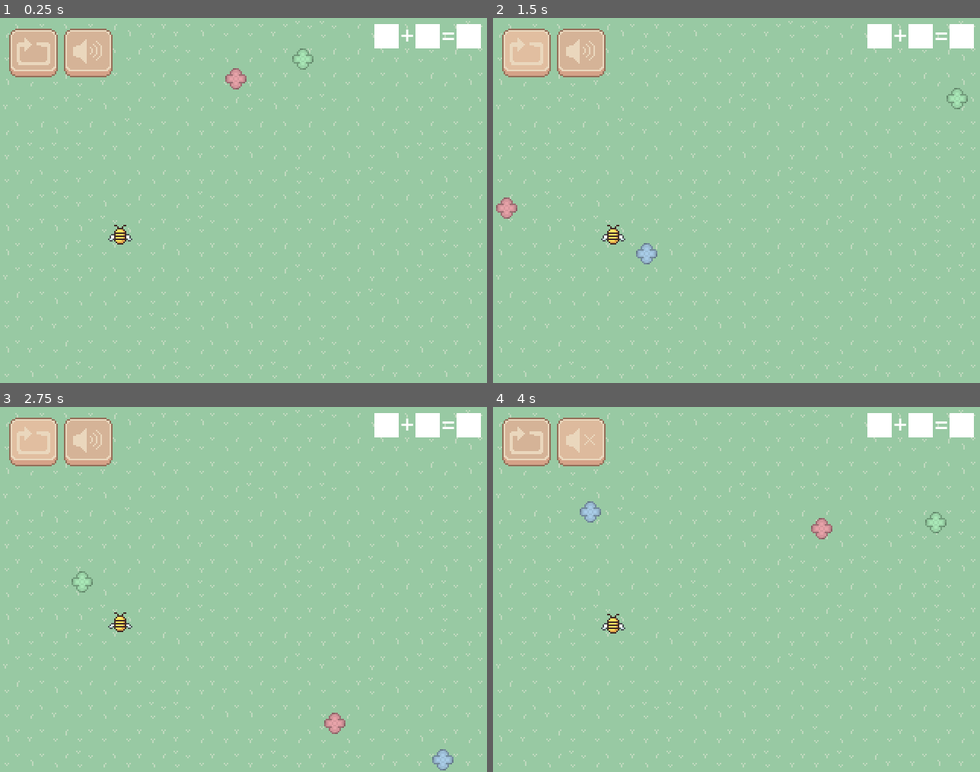
Above: before the commit, frames 1-4 (two rows, left to right).
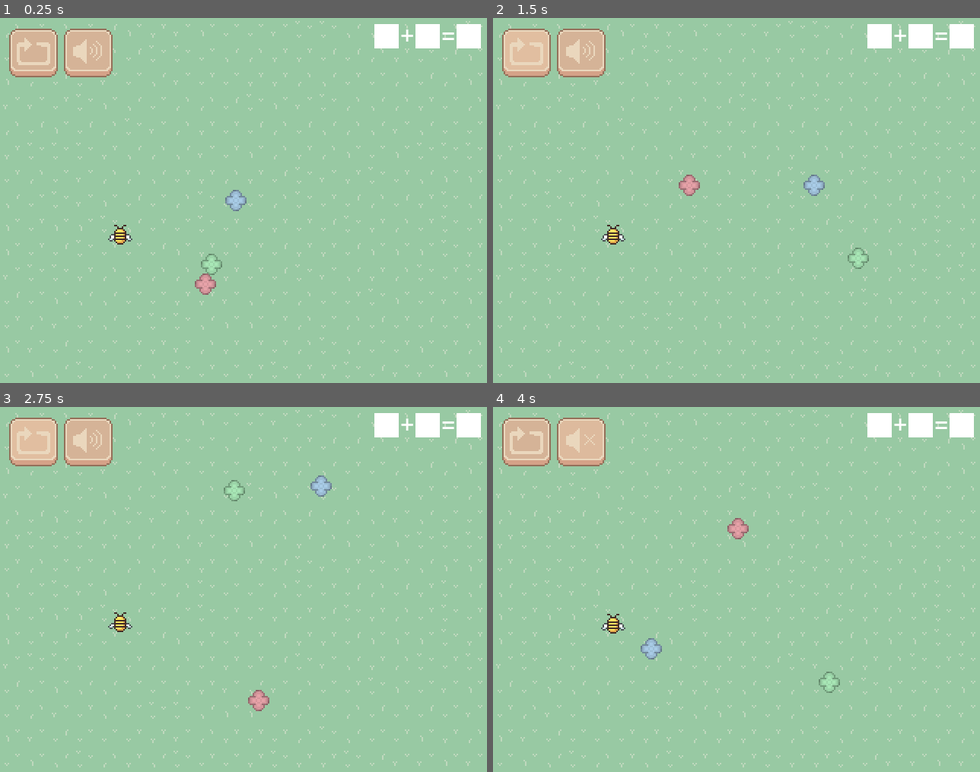
Above: after the commit, the same moments.

Repository: kdxiao/bloom
Game: Godot game, scene res://tile_map.tscn
The game is run twice, just before and just after one commit, with the same random seed, the same clock (stepped at 60 frames per second) and the same inputs. Sound files missing from this copy of the repository are replaced by a short silence.
Inputs (mouse positions are in pixels of both pictures, inside the frame that each line leads up to):
- Up to frame 1 (0.25 s): no input
- Up to frame 2 (1.5 s): click (527, 50) at 0.5 s; click (527, 50) at 1.25 s
- Up to frame 3 (2.75 s): click (34, 439) at 2 s
- Up to frame 4 (4 s): click (527, 443) at 2.75 s; click (580, 443) at 3.5 s

The runs differ from the first frame. In frame 1, 0.7% of the frame differs, in the area x 40-65%, y 8-76%; in frame 2, 0.9%, in the area x 0-98%, y 19-69%; in frame 3, 0.9%; in frame 4, 0.9%.

Commit message:
tweaked flower spawn

Diff:
--- a/tile_map.gd
+++ b/tile_map.gd
@@ -29,8 +29,8 @@
 
 
 func _rand_vector():
-	var first = rng.randi_range(minX, maxX)
-	var second = rng.randi_range(minY, maxY)
+	var first = rng.randi_range(minX+30, maxX-30)
+	var second = rng.randi_range(minY+30, maxY-30)
 	return Vector2(first, second)
 
 
Not shown: 1 places in flower.tscn that only renumber resources
